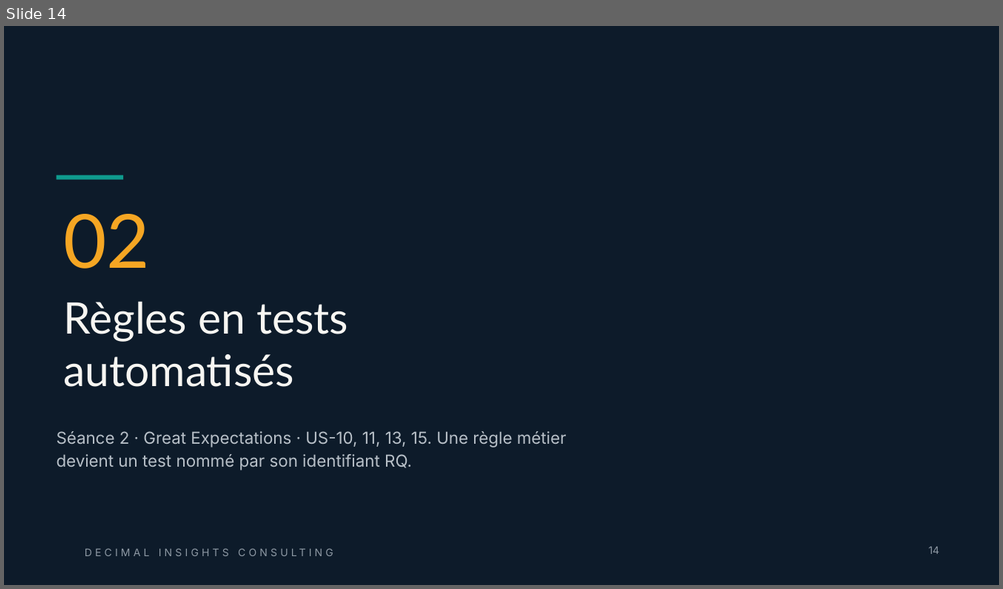
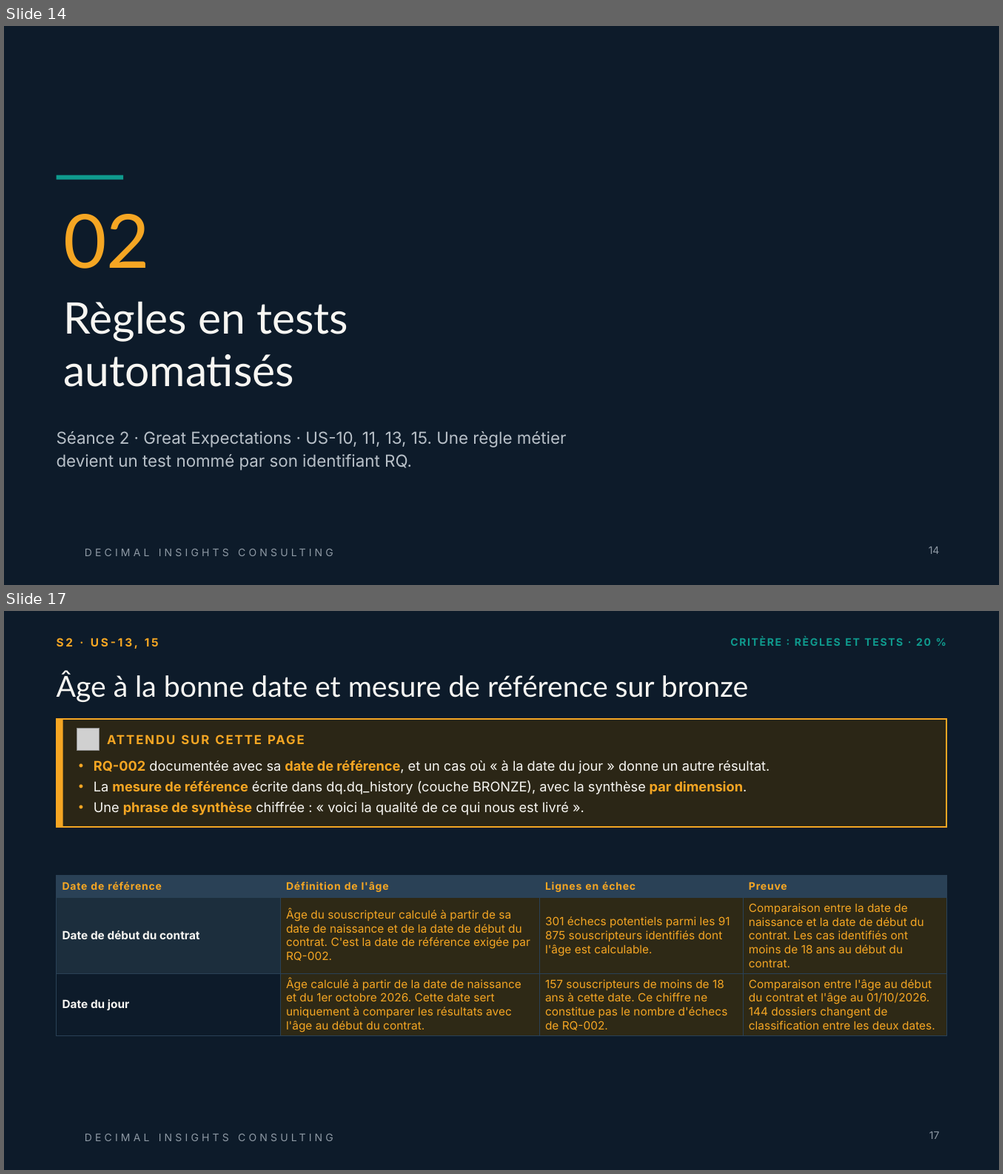
Before and after one commit to ruthabebeneg/td-qualite-g02, a slide deck: livrables/Livrable_Groupe_TD_AssurConnect.pptx. Shown one above the other, each under a label of ours: slide 14 before the commit, slides 14 and 17 after it; the slides between them are not shown. The pictures are 1003x589 and 1003x1174 pixels, drawn with LibreOffice and Linux fonts; fonts in the diff are those of the drawing; grey boxes stand for pictures; background and template pictures are left out. Boxes give left, top, right and bottom in pixels: in the first picture for what was removed or moved away, otherwise in the second. Text is boxed around its words. In the diff, an @@ line names an element or a change of style, - is before the commit and + after.

Commit message:
Mise à jour du livrable PowerPoint

```diff
--- a/livrables/Livrable_Groupe_TD_AssurConnect.pptx
+++ b/livrables/Livrable_Groupe_TD_AssurConnect.pptx
@@ slide 17 added at (4, 611, 999, 1170), background #0D1B2A; not listed: 1 template element that a slide beside it also shows @@
@@ text added at (57, 638, 159, 649), 11 pt, text #F5A623, bold @@
+S2 · US-13, 15
@@ text added at (730, 637, 930, 646), 10 pt, text #0F9B8E, bold @@
+CRITÈRE : RÈGLES ET TESTS · 20 %
@@ title added at (57, 672, 748, 702), 28 pt, text #F7F6F2 @@
+Âge à la bonne date et mesure de référence sur bronze
@@ rectangle added at (57, 719, 946, 827), fill #2B2616, outline #F5A623 1.25 pt @@
@@ rectangle added at (57, 719, 63, 827), fill #F5A623 @@
@@ picture added at (77, 728, 99, 751) @@
@@ text added at (107, 729, 704, 750), 12 pt, text #F5A623, bold @@
+ATTENDU SUR CETTE PAGE
@@ text added at (94, 760, 769, 815), 13 pt, text #F7F6F2 @@
+• RQ-002 documentée avec sa date de référence, et un cas où « à la date du jour » donne un autre résultat.
+• La mesure de référence écrite dans dq.dq_history (couche BRONZE), avec la synthèse par dimension.
+• Une phrase de synthèse chiffrée : « voici la qualité de ce qui nous est livré ».
@@ table added at (57, 875, 946, 1036), 3 rows, 4 columns @@
+Date de référence | Définition de l'âge | Lignes en échec | Preuve
+Date de début du contrat | Âge du souscripteur calculé à partir de sa date de naissance et de la date de début du contrat. C'est la date de référence exigée par RQ-002. | 301 échecs potentiels parmi les 91 875 souscripteurs identifiés dont l'âge est calculable. | Comparaison entre la date de naissance et la date de début du contrat. Les cas identifiés ont moins de 18 ans au début du contrat.
+Date du jour | Âge calculé à partir de la date de naissance et du 1er octobre 2026. Cette date sert uniquement à comparer les résultats avec l'âge au début du contrat. | 157 souscripteurs de moins de 18 ans à cette date. Ce chiffre ne constitue pas le nombre d'échecs de RQ-002. | Comparaison entre l'âge au début du contrat et l'âge au 01/10/2026. 144 dossiers changent de classification entre les deux dates.
@@ page number added at (929, 1132, 939, 1139), 10 pt, text #8E99A4 @@
+17
```
Also in this commit, not shown: 14 slides changed.
